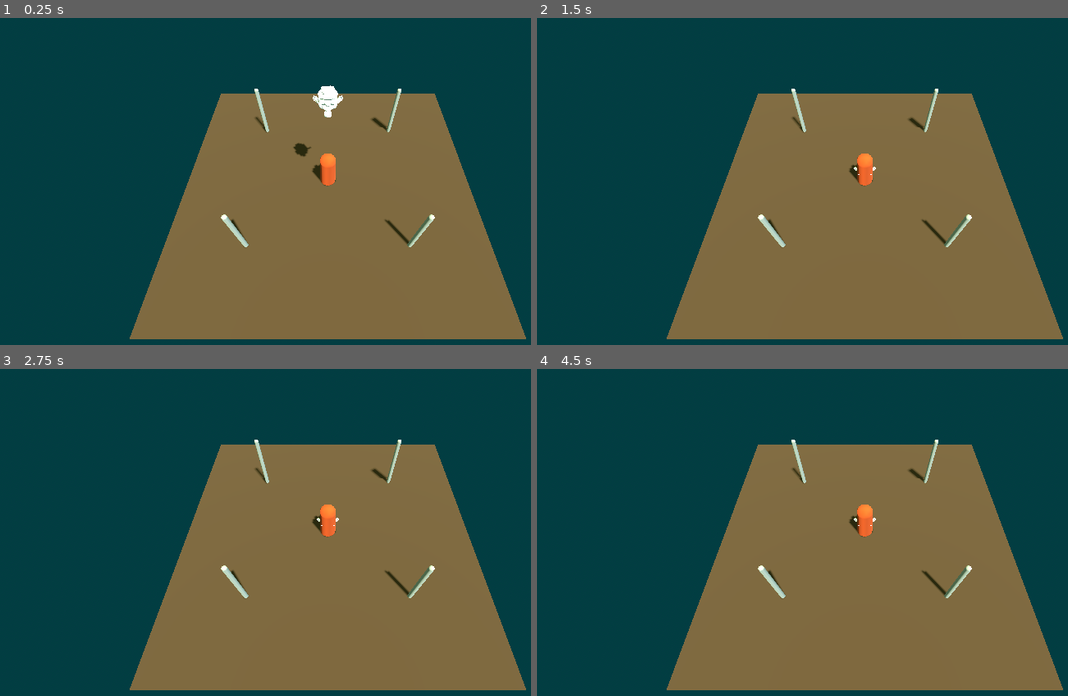
Above: before the commit, frames 1-4 (two rows, left to right).
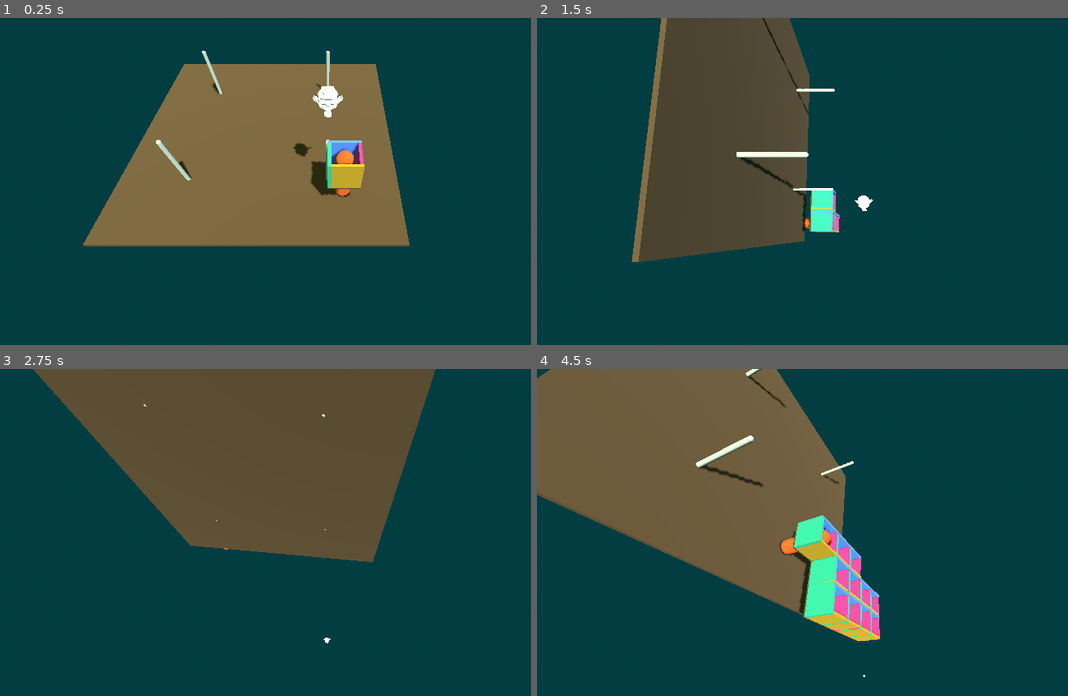
Above: after the commit, the same moments.

Repository: unblinky/gravity-guru
Game: Godot game, scene res://Main/Main.tscn
Same seed, same stepped clock (60 frames per second), same inputs: the game is played once before the commit and once after it.
Inputs:
- Up to frame 1 (0.25 s): no input
- Up to frame 2 (1.5 s): hold D (tilt_right) 0.53-1.28 s; hold S (tilt_back) from 1.28 s (still down)
- Up to frame 3 (2.75 s): release S (tilt_back) at 2.03 s; hold D (tilt_right) from 2.03 s (still down)
- Up to frame 4 (4.5 s): release D (tilt_right) at 2.78 s; hold W (tilt_forward) 2.78-3.53 s; hold A (tilt_left) from 3.53 s (still down)

The runs differ from the first frame. In frame 1, 37% of the frame differs, in the area x 15-100%, y 10-99%; in frame 2, 58%; in frame 3, 62%, in the area x 6-100%, y 0-99%; in frame 4, 58%.
Error before the commit: Parse Error: Too many arguments for "find_valid_plot()" call. Expected at most 0 but received 1. (res://Maze/Maze.gd:60)

Commit message:
Room placement and breadcrumbs working.

Diff:
--- a/Code/Maze/Maze.gd
+++ b/Code/Maze/Maze.gd
@@ -4,13 +4,10 @@
 const ROOM = preload("res://Room/Room.tscn")
 @onready var scout: MeshInstance3D = $Scout
 
-
-var breadcrumbs: Array[Room]
-var plots_visited: Array[Vector2i]
 var offset: Vector3
 
 func _ready() -> void:
-	generate(5, 5)
+	generate(6, 6)
 
 func _process(delta: float) -> void:
 	if Input.is_action_pressed("tilt_left"):
@@ -22,75 +19,131 @@
 	if Input.is_action_pressed("tilt_back"):
 		rotation_degrees.x += 2.0
 
+func generate(columns: int, rows: int):
+	var breadcrumbs: Array[Room] # Grow and shrink. pop_at()
+	var plots_visited: Array[Vector2i] # Only grows.
 
-
-func generate(columns: int, rows: int):
 	offset.x = (columns - 1) / 2.0
 	offset.z = (rows - 1) / 2.0
 	# FIXME: Double-check
 	position -= offset
 
 	## Stores the 2D grid position.
-	var current_plot: Vector2i = Vector2i(2, 1) # FIXME: Rando here.
+	var current_plot: Vector2i = Vector2i(randi_range(0, columns - 1), randi_range(0, rows - 1))
 	var current_room: Room
-	var total_rooms: int = 6
-	#var total_rooms: int = columns * rows
+	#var total_rooms: int = 6
+	var total_rooms: int = columns * rows
 
 	# First Random Room
-	current_room = spawn_room(current_plot)
+	#current_room = spawn_room(current_plot)
 
-	for r in total_rooms:
+	# FIXME: Surrent Room Code dup?
+	current_room = ROOM.instantiate()
+	current_room.maze = self
+	current_room.plot = current_plot
+	current_room.position.x = current_plot.x
+	current_room.position.z = current_plot.y
+	add_child(current_room)
+	breadcrumbs.append(current_room)
+	plots_visited.append(current_plot)
+	scout.position = current_room.position
+	print(plots_visited)
+
+
+	# How many times? It's different every time?
+	while plots_visited.size() < total_rooms:
 		await get_tree().create_timer(0.4).timeout
-		print(plots_visited)
 
 		# FIXME: Pick a direction.
-		var headed: Vector2i = current_room.next_direction()
-		if headed == Vector2i.ZERO:
-			print("Error! Wall.Direction.NONE")
-			return
+		#var headed: Vector2i = current_room.next_direction()
+		#if headed == Vector2i.ZERO:
+			#print("Error! Wall.Direction.NONE")
+			#return
 
 		# FIXME: Validating plot...
-		#if current_plot += headed:
+		var grid_neighbors: Array[Vector2i]
+
+		# As long as the room is NOT located along the NORTH side.
+		if current_room.plot.y > 0:
+			var north: Vector2i = current_room.plot + Vector2i.UP
+			if not plots_visited.has(north):
+				grid_neighbors.append(north)
+
+		# As long as the... NOT located along the EAST...
+		if current_room.plot.x < columns - 1:
+			var east: Vector2i = current_room.plot + Vector2i.RIGHT
+			if not plots_visited.has(east):
+				grid_neighbors.append(east)
+
+		# As long as the... NOT located along the SOUTH...
+		if current_room.plot.y < rows - 1:
+			var south: Vector2i = current_room.plot + Vector2i.DOWN
+			if not plots_visited.has(south):
+				grid_neighbors.append(south)
+
+		# As long as the... NOT located along the WEST...
+		if current_room.plot.x > 0:
+			var west: Vector2i = current_room.plot + Vector2i.LEFT
+			if not plots_visited.has(west):
+				grid_neighbors.append(west)
+
+		# Pick up a breadcrumb.
+		if grid_neighbors.is_empty():
+			current_room = breadcrumbs.pop_back()
+			scout.position = current_room.position
+		else:
+			var neighbor_plot: Vector2i = grid_neighbors.pop_at(randi_range(0, grid_neighbors.size() - 1))
+
+			# FIXME: Next Room Code Dup?
+			var next_room: Room = ROOM.instantiate()
+			next_room.maze = self
+			next_room.plot = neighbor_plot
+			next_room.position.x = neighbor_plot.x
+			next_room.position.z = neighbor_plot.y
+			add_child(next_room)
+			breadcrumbs.append(next_room)
+			plots_visited.append(next_room.plot)
+			scout.position = next_room.position
+			print(plots_visited)
+
+			# Increment current room.
+			current_room = next_room
+
+			#current_room.OpenPassage(next_room)
 
 
-		current_room.remove_wall(headed)
+		#current_room.remove_wall(headed)
+		#current_room = spawn_room(current_plot)
+		#
 
-		# Next Room
-		# FIXME: RESUME HERE.....
-		current_plot += find_valid_plot(headed)
+		#
+		## Error checked example of remove wall.
+		#var oposite_direction = oposite_direction(headed)
+		#if oposite_direction == Wall.Direction.NONE:
+			#print("Error! Wall.Direction.NONE")
+			#return
+		#current_room.remove_wall(oposite_direction)
 
-
-		current_room = spawn_room(current_plot)
-
-
-
-
-		# Error checked example of remove wall.
-		var oposite_direction = oposite_direction(headed)
-		if oposite_direction == Wall.Direction.NONE:
-			print("Error! Wall.Direction.NONE")
-			return
-		current_room.remove_wall(oposite_direction)
-
-
-func spawn_room(plot: Vector2i) -> Room:
-	var room: Room = ROOM.instantiate()
-	room.maze = self
-	room.position.x = plot.x
-	room.position.z = plot.y
-	add_child(room)
-
-	breadcrumbs.append(room)
-	plots_visited.append(plot)
-	scout.position = room.position
-	return room
-
-
-# Validate a new plot (x,y).
-# HACK: testing walls...
-func find_valid_plot() -> Vector2i:
-	# Return a plot based on remaining walls.
-	#return Vector2i.RIGHT
-	return Vector2i.LEFT
-	#return Vector2i.UP
-	#return Vector2i.DOWN
+#
+#func spawn_room(plot: Vector2i) -> Room:
+	#var room: Room = ROOM.instantiate()
+	#room.maze = self
+	#room.position.x = plot.x
+	#room.position.z = plot.y
+	#add_child(room)
+	#
+	#breadcrumbs.append(room)
+	#plots_visited.append(plot)
+	#scout.position = room.position
+	#return room
+#
+#
+## Validate a new plot (x,y).
+## HACK: testing walls...
+#func find_valid_plot() -> Vector2i:
+	## Return a plot based on remaining walls.
+	##return Vector2i.RIGHT
+	#return Vector2i.LEFT
+	##return Vector2i.UP
+	##return Vector2i.DOWN
+	#
